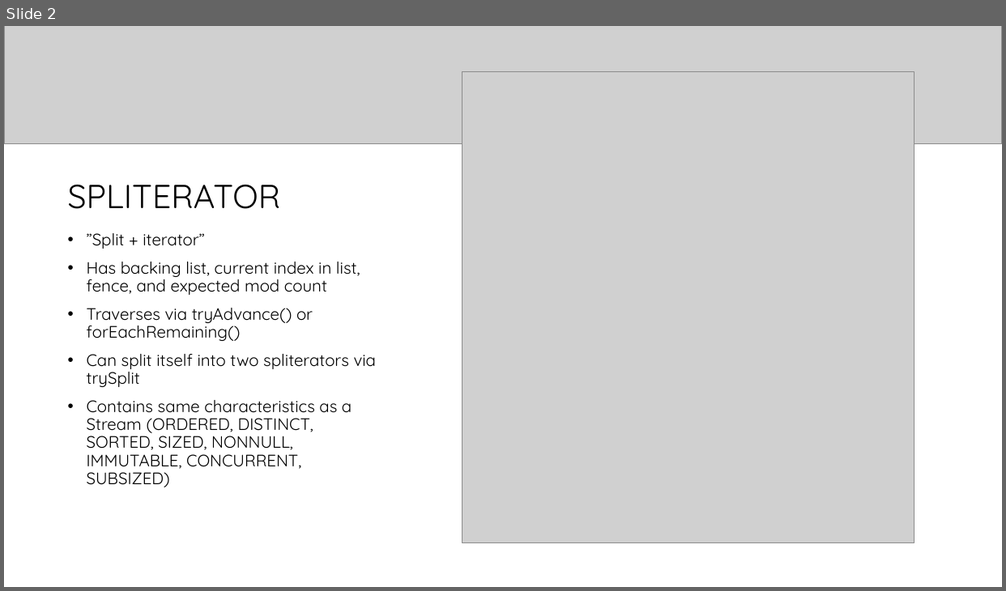
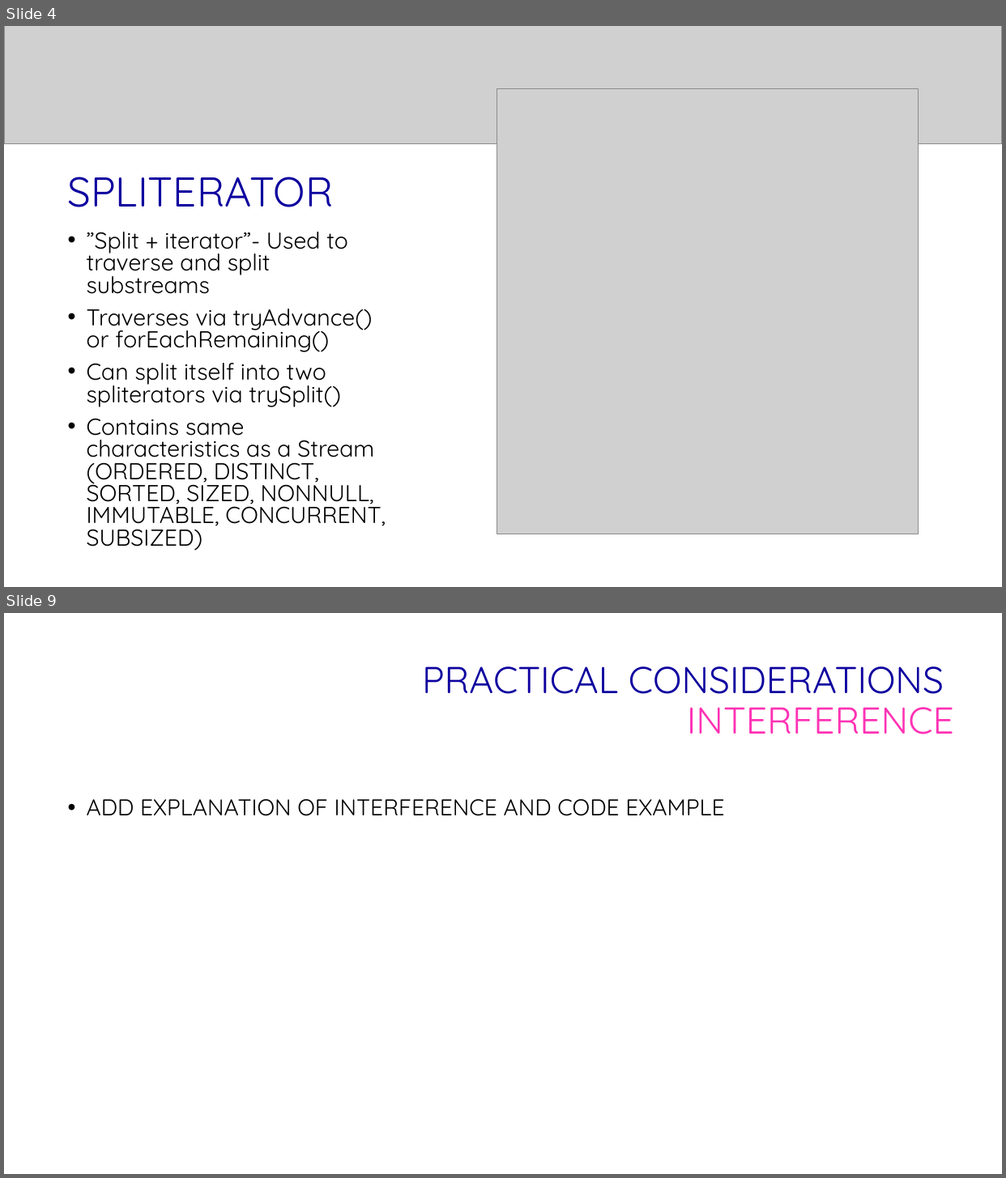
Before and after one commit to ethwillz/coms430, a slide deck: src/parallel_streams_presentation/p_stream_presentation.pptx. Shown one above the other, each under a label of ours: slide 2 before the commit, slides 4 and 9 after it; the slides between them are not shown. The pictures are 1006x591 and 1006x1178 pixels, drawn with LibreOffice and Linux fonts; fonts in the diff are those of the drawing; grey boxes stand for pictures; background and template pictures are left out. Boxes give left, top, right and bottom in pixels: in the first picture for what was removed or moved away, otherwise in the second. Text is boxed around its words. In the diff, an @@ line names an element or a change of style, - is before the commit and + after.

```diff
--- a/src/parallel_streams_presentation/p_stream_presentation.pptx
+++ b/src/parallel_streams_presentation/p_stream_presentation.pptx
@@ slide 9 added at bbox=[4, 613, 1002, 1174], background #FFFFFF @@
@@ title added at bbox=[422, 666, 954, 735], 36 pt, text #0D009F @@
+PRACTICAL CONSIDERATIONS INTERFERENCE
@@ text added at bbox=[87, 799, 724, 816], 22 pt, text #000000 @@
+• ADD EXPLANATION OF INTERFERENCE AND CODE EXAMPLE
@@ what was slide 2 is now slide 4 @@
@@ slide 4 changed as well @@
@@ title "SPLITERATOR" at bbox=[68, 177, 334, 207]: size 32 to 40 pt, text colour #000000 to #0D009F @@
@@ picture: place and size @@
-picture at bbox=[463, 71, 914, 544]
+picture at bbox=[496, 89, 918, 535]
@@ text at bbox=[87, 232, 347, 294]: text changed; size 16 to 22.2 pt @@
-• ”Split + iterator”
-• Has backing list, current index in list, fence, and expected mod count
+• ”Split + iterator”- Used to traverse and split substreams
@@ text at bbox=[87, 309, 386, 551]: size 16 to 22.2 pt in "Traverses via tryAdvance() or forEachRemaining()", "Contains same characteristics as a Stream (ORDERED, ..."; line spacing 0.9 to 0.8 @@
@@ text at bbox=[87, 363, 340, 408]: text changed; size 16 to 22.2 pt @@
-• Can split itself into two spliterators via trySplit
+• Can split itself into two spliterators via trySplit()
```
Also in this commit, not shown: 1 other slide changed, 8 other slides added, 2 slides removed, 17 other files.
